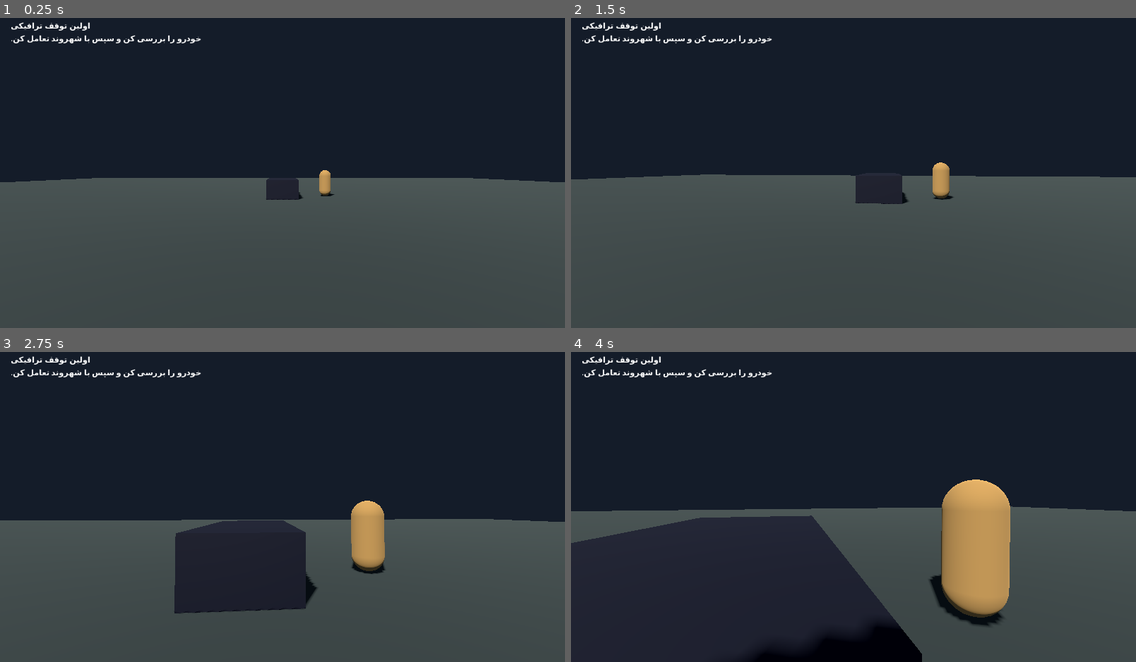
Above: before the commit, frames 1-4 (two rows, left to right).
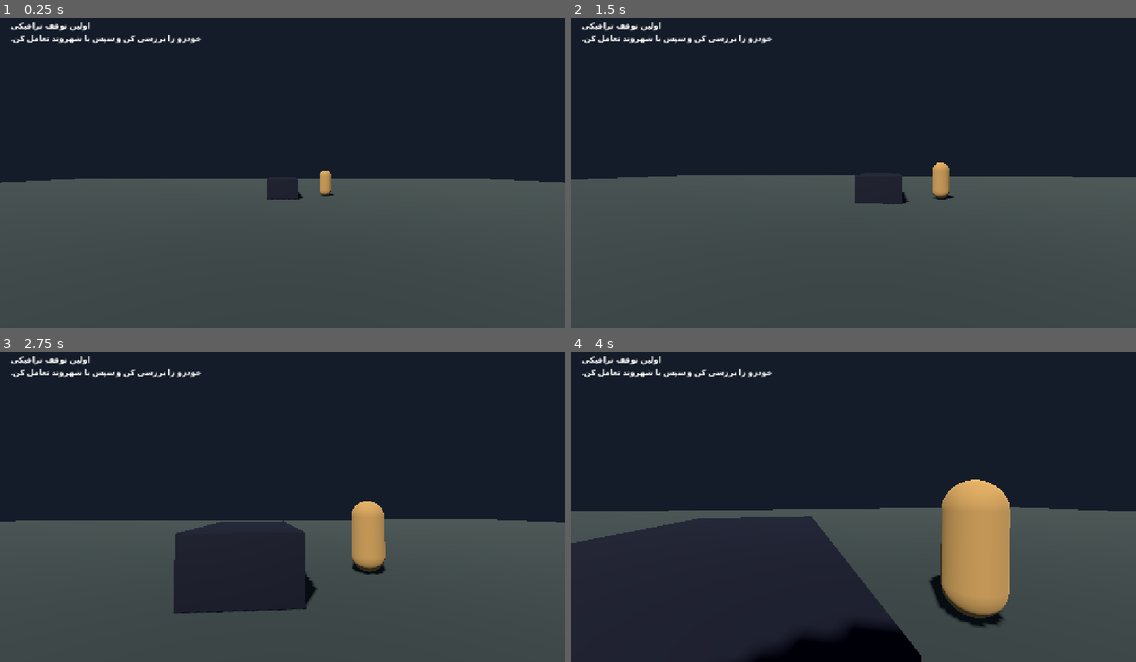
Above: after the commit, the same moments.

Repository: thedeverfankhajo-bot/PoliceSimulator3D
Game: Godot game, scene res://scenes/main/main.tscn
The game is run twice, just before and just after one commit, with the same random seed, the same clock (stepped at 60 frames per second) and the same inputs.
Inputs (mouse positions are in pixels of both pictures, inside the frame that each line leads up to):
- Up to frame 1 (0.25 s): no input
- Up to frame 2 (1.5 s): tap Enter at 0.5 s; move the mouse to (881, 166) at 0.52 s; hold W (move_forward) from 0.53 s (still down); tap E (interact) at 0.6, 1.35 s; move the mouse to (825, 169) at 1.27 s
- Up to frame 3 (2.75 s): keep holding W (move_forward); move the mouse to (293, 497) at 2.02 s; tap E (interact) at 2.1 s
- Up to frame 4 (4 s): keep holding W (move_forward); move the mouse to (847, 507) at 2.77 s; tap E (interact) at 2.85, 3.6 s; move the mouse to (893, 507) at 3.52 s

The runs differ from the first frame. In frame 1, 0.6% of the frame differs, in the area x 0-100%, y 1-59%; in frame 2, 0.5%; in frame 3, 0.7%; in frame 4, 1.0%, in the area x 0-98%, y 1-100%.

Commit message:
fix: normalize Godot project input configuration

Diff:
--- a/project.godot
+++ b/project.godot
@@ -1,5 +1,4 @@
 ; PoliceSimulator3D — Godot 4.7.2 project configuration
-; Stable engine target: Godot 4.7.2.
 ; Do not add secrets or export credentials to this file.
 
 config_version=5
@@ -11,12 +10,11 @@
 config/features=PackedStringArray("4.7", "Mobile")
 
 [display]
-[display/window]
-size/viewport_width=1280
-size/viewport_height=720
-size/window_width_override=1280
-size/window_height_override=720
-stretch/mode="canvas_items"
+window/size/viewport_width=1280
+window/size/viewport_height=720
+window/size/window_width_override=1280
+window/size/window_height_override=720
+window/stretch/mode="canvas_items"
 
 [rendering]
 renderer/rendering_method="mobile"
@@ -25,21 +23,21 @@
 [input]
 move_forward={
 "deadzone": 0.5,
-"events": [Object(InputEventKey,"physical_keycode":87)]
+"events": [Object(InputEventKey,"resource_local_to_scene":false,"resource_name":"","device":-1,"window_id":0,"alt_pressed":false,"shift_pressed":false,"ctrl_pressed":false,"meta_pressed":false,"pressed":false,"keycode":0,"physical_keycode":87,"key_label":0,"unicode":119,"location":0,"echo":false,"script":null)]
 }
 move_backward={
 "deadzone": 0.5,
-"events": [Object(InputEventKey,"physical_keycode":83)]
+"events": [Object(InputEventKey,"resource_local_to_scene":false,"resource_name":"","device":-1,"window_id":0,"alt_pressed":false,"shift_pressed":false,"ctrl_pressed":false,"meta_pressed":false,"pressed":false,"keycode":0,"physical_keycode":83,"key_label":0,"unicode":115,"location":0,"echo":false,"script":null)]
 }
 move_left={
 "deadzone": 0.5,
-"events": [Object(InputEventKey,"physical_keycode":65)]
+"events": [Object(InputEventKey,"resource_local_to_scene":false,"resource_name":"","device":-1,"window_id":0,"alt_pressed":false,"shift_pressed":false,"ctrl_pressed":false,"meta_pressed":false,"pressed":false,"keycode":0,"physical_keycode":65,"key_label":0,"unicode":97,"location":0,"echo":false,"script":null)]
 }
 move_right={
 "deadzone": 0.5,
-"events": [Object(InputEventKey,"physical_keycode":68)]
+"events": [Object(InputEventKey,"resource_local_to_scene":false,"resource_name":"","device":-1,"window_id":0,"alt_pressed":false,"shift_pressed":false,"ctrl_pressed":false,"meta_pressed":false,"pressed":false,"keycode":0,"physical_keycode":68,"key_label":0,"unicode":100,"location":0,"echo":false,"script":null)]
 }
 interact={
 "deadzone": 0.5,
-"events": [Object(InputEventKey,"physical_keycode":69)]
+"events": [Object(InputEventKey,"resource_local_to_scene":false,"resource_name":"","device":-1,"window_id":0,"alt_pressed":false,"shift_pressed":false,"ctrl_pressed":false,"meta_pressed":false,"pressed":false,"keycode":0,"physical_keycode":69,"key_label":0,"unicode":101,"location":0,"echo":false,"script":null)]
 }
